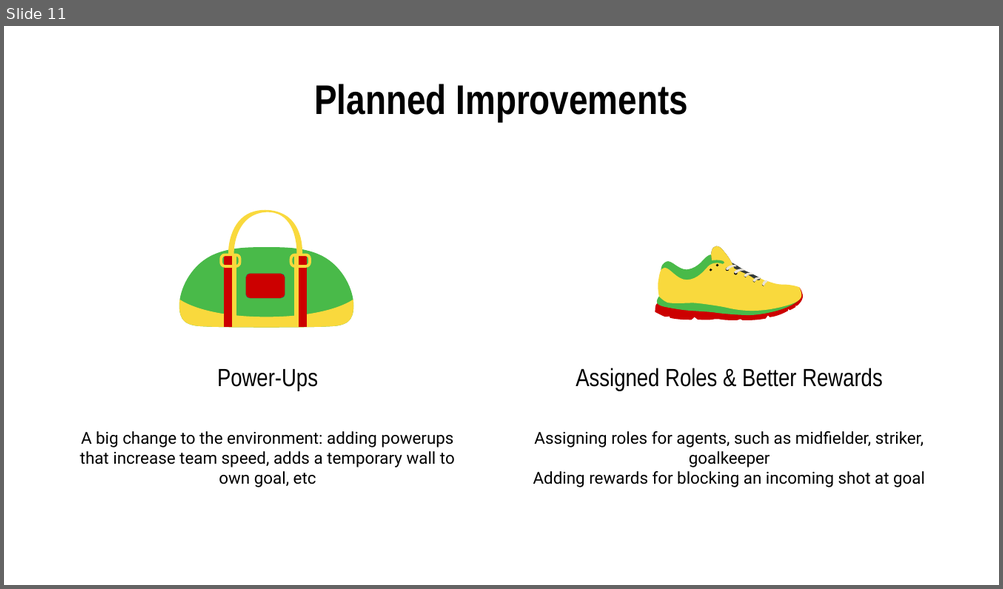
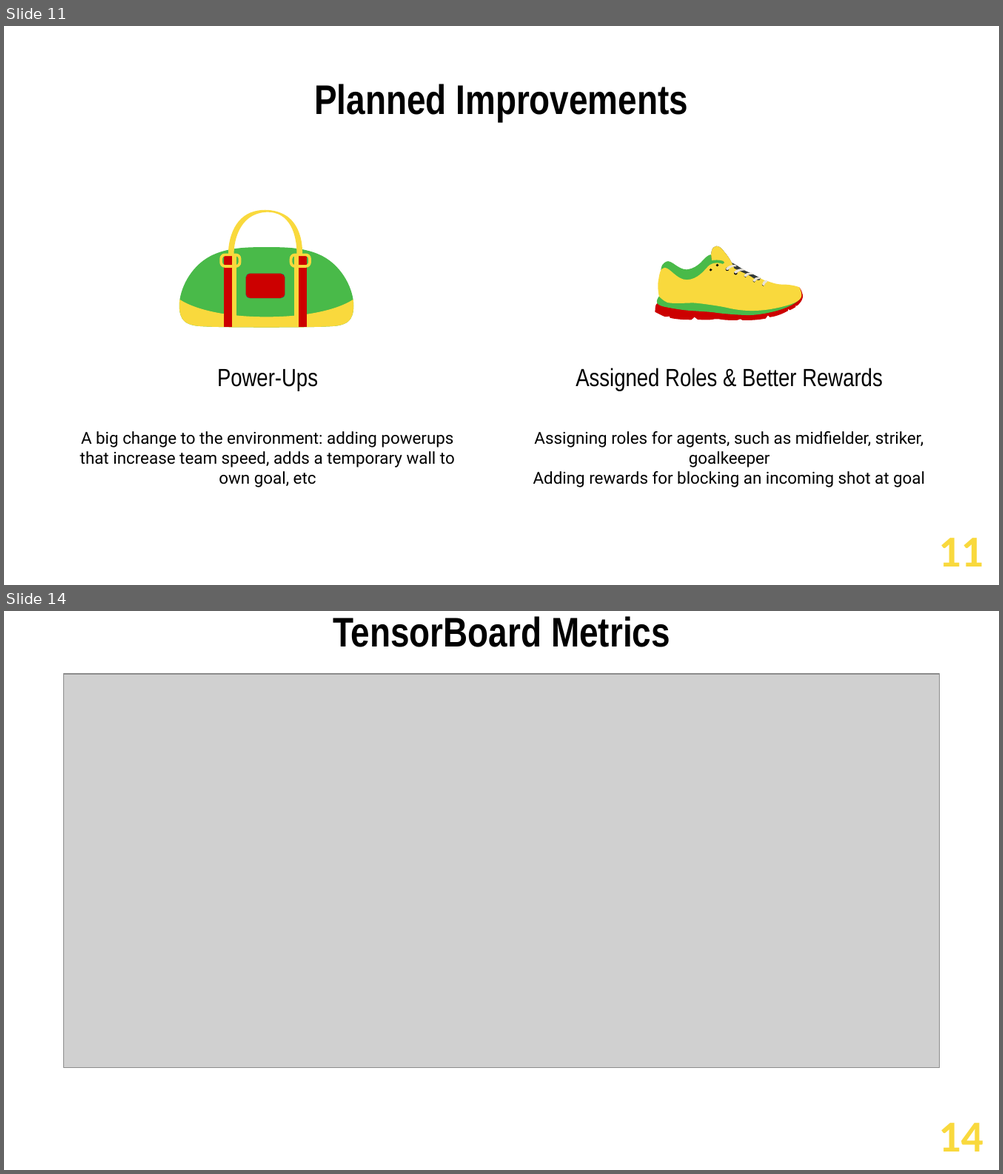
Before and after one commit to IAtwi/RL_project_repo, a slide deck: Project/Assets/ML-Agents/Examples/Soccer/Presentation/SoccerFours.pptx. Shown one above the other, each under a label of ours: slide 11 before the commit, slides 11 and 14 after it; the slides between them are not shown. The pictures are 1003x589 and 1003x1174 pixels, drawn with LibreOffice and Linux fonts; fonts in the diff are those of the drawing; grey boxes stand for pictures. Boxes give left, top, right and bottom in pixels: in the first picture for what was removed or moved away, otherwise in the second. Text is boxed around its words. In the diff, an @@ line names an element or a change of style, - is before the commit and + after.

```diff
--- a/Project/Assets/ML-Agents/Examples/Soccer/Presentation/SoccerFours.pptx
+++ b/Project/Assets/ML-Agents/Examples/Soccer/Presentation/SoccerFours.pptx
@@ slide 14 added at box(4, 611, 999, 1170), background #FFFFFF @@
@@ title added at box(333, 616, 670, 647), 30 pt, text #000000, bold @@
+TensorBoard Metrics
@@ picture added at box(64, 674, 939, 1068) @@
@@ text added at box(938, 1123, 982, 1152), 32 pt, text #F9D93D, bold @@
+14
@@ slide 11 changed as well @@
@@ text added at box(938, 538, 982, 567), 32 pt, text #F9D93D, bold @@
+11
```
Also in this commit, not shown: 10 other slides changed, 4 other slides added.
